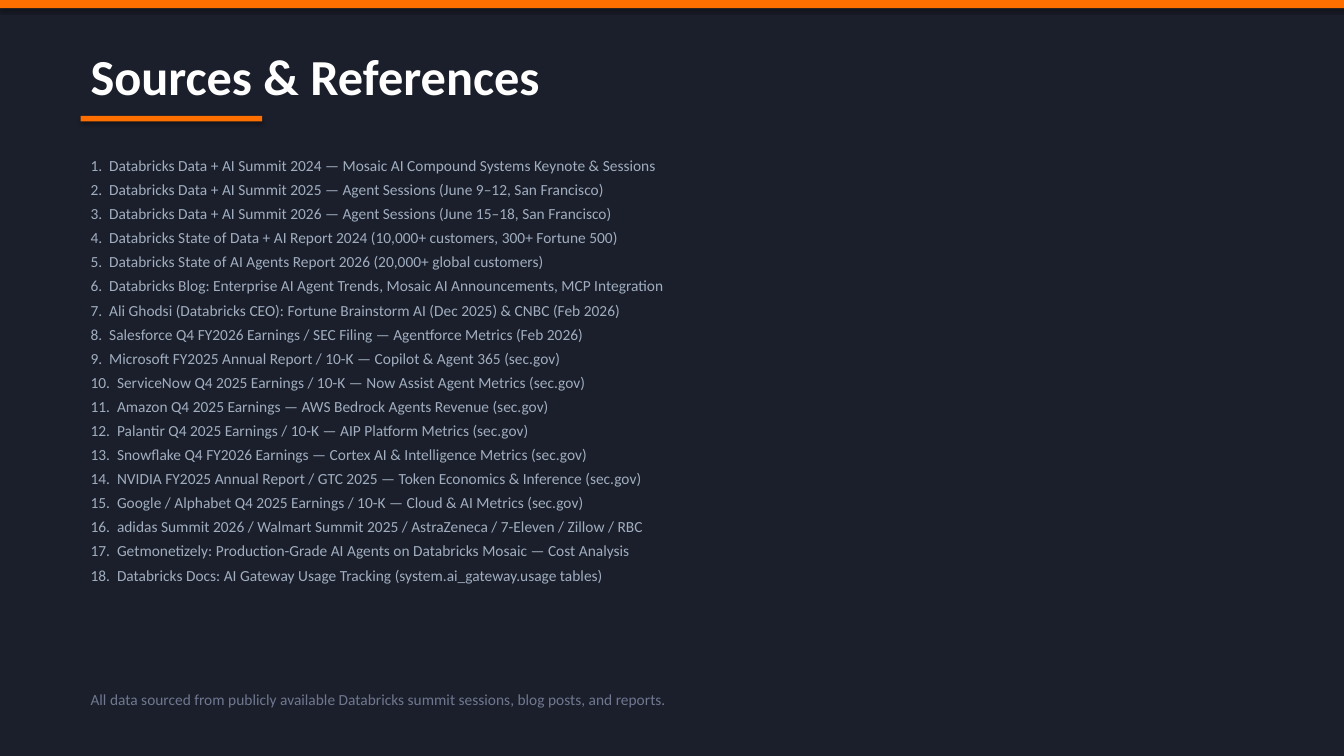
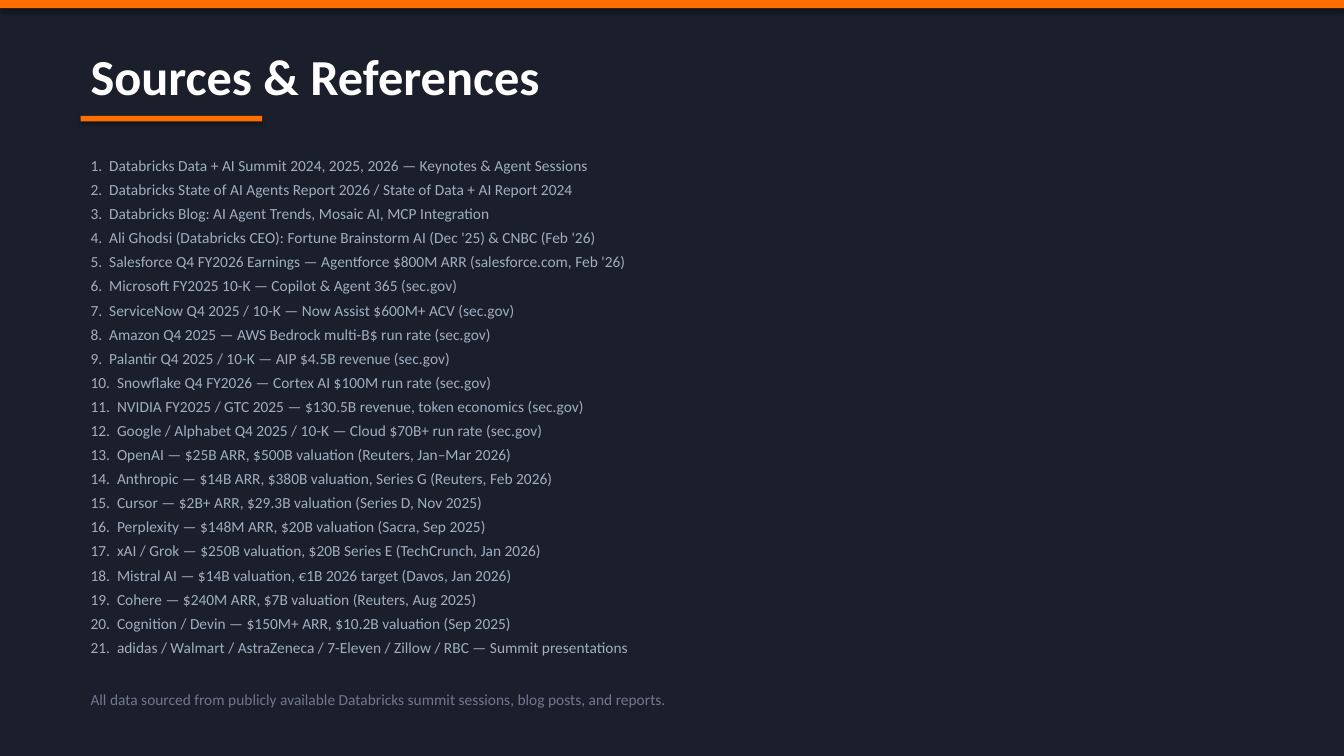
Before and after one commit to ms4674/Equity-research, a slide deck: slide 23 of agentic_ai_databricks_presentation.pptx (slide 19 before the commit). Drawn at 1344x756 pixels with LibreOffice and Linux fonts; fonts in the diff are those of the drawing. Boxes give left, top, right and bottom in pixels: in the first picture for what was removed or moved away, otherwise in the second. Text is boxed around its words. In the diff, an @@ line names an element or a change of style, - is before the commit and + after.

```diff
--- a/agentic_ai_databricks_presentation.pptx
+++ b/agentic_ai_databricks_presentation.pptx
@@ text at (91,160,628,656): text changed @@
-1. Databricks Data + AI Summit 2024 — Mosaic AI Compound Systems Keynote & Sessions
-2. Databricks Data + AI Summit 2025 — Agent Sessions (June 9–12, San Francisco)
-3. Databricks Data + AI Summit 2026 — Agent Sessions (June 15–18, San Francisco)
-4. Databricks State of Data + AI Report 2024 (10,000+ customers, 300+ Fortune 500)
-5. Databricks State of AI Agents Report 2026 (20,000+ global customers)
-6. Databricks Blog: Enterprise AI Agent Trends, Mosaic AI Announcements, MCP Integration
-7. Ali Ghodsi (Databricks CEO): Fortune Brainstorm AI (Dec 2025) & CNBC (Feb 2026)
-8. Salesforce Q4 FY2026 Earnings / SEC Filing — Agentforce Metrics (Feb 2026)
-9. Microsoft FY2025 Annual Report / 10-K — Copilot & Agent 365 (sec.gov)
-10. ServiceNow Q4 2025 Earnings / 10-K — Now Assist Agent Metrics (sec.gov)
-11. Amazon Q4 2025 Earnings — AWS Bedrock Agents Revenue (sec.gov)
-12. Palantir Q4 2025 Earnings / 10-K — AIP Platform Metrics (sec.gov)
-13. Snowflake Q4 FY2026 Earnings — Cortex AI & Intelligence Metrics (sec.gov)
-14. NVIDIA FY2025 Annual Report / GTC 2025 — Token Economics & Inference (sec.gov)
-15. Google / Alphabet Q4 2025 Earnings / 10-K — Cloud & AI Metrics (sec.gov)
-16. adidas Summit 2026 / Walmart Summit 2025 / AstraZeneca / 7-Eleven / Zillow / RBC
-17. Getmonetizely: Production-Grade AI Agents on Databricks Mosaic — Cost Analysis
-18. Databricks Docs: AI Gateway Usage Tracking (system.ai_gateway.usage tables)
+1. Databricks Data + AI Summit 2024, 2025, 2026 — Keynotes & Agent Sessions
+2. Databricks State of AI Agents Report 2026 / State of Data + AI Report 2024
+3. Databricks Blog: AI Agent Trends, Mosaic AI, MCP Integration
+4. Ali Ghodsi (Databricks CEO): Fortune Brainstorm AI (Dec '25) & CNBC (Feb '26)
+5. Salesforce Q4 FY2026 Earnings — Agentforce $800M ARR (salesforce.com, Feb '26)
+6. Microsoft FY2025 10-K — Copilot & Agent 365 (sec.gov)
+7. ServiceNow Q4 2025 / 10-K — Now Assist $600M+ ACV (sec.gov)
+8. Amazon Q4 2025 — AWS Bedrock multi-B$ run rate (sec.gov)
+9. Palantir Q4 2025 / 10-K — AIP $4.5B revenue (sec.gov)
+10. Snowflake Q4 FY2026 — Cortex AI $100M run rate (sec.gov)
+11. NVIDIA FY2025 / GTC 2025 — $130.5B revenue, token economics (sec.gov)
+12. Google / Alphabet Q4 2025 / 10-K — Cloud $70B+ run rate (sec.gov)
+13. OpenAI — $25B ARR, $500B valuation (Reuters, Jan–Mar 2026)
+14. Anthropic — $14B ARR, $380B valuation, Series G (Reuters, Feb 2026)
+15. Cursor — $2B+ ARR, $29.3B valuation (Series D, Nov 2025)
+16. Perplexity — $148M ARR, $20B valuation (Sacra, Sep 2025)
+17. xAI / Grok — $250B valuation, $20B Series E (TechCrunch, Jan 2026)
+18. Mistral AI — $14B valuation, €1B 2026 target (Davos, Jan 2026)
+19. Cohere — $240M ARR, $7B valuation (Reuters, Aug 2025)
+20. Cognition / Devin — $150M+ ARR, $10.2B valuation (Sep 2025)
+21. adidas / Walmart / AstraZeneca / 7-Eleven / Zillow / RBC — Summit presentations
```
Also in this commit, not shown: 1 other slide changed, 4 slides added, 1 other file.
